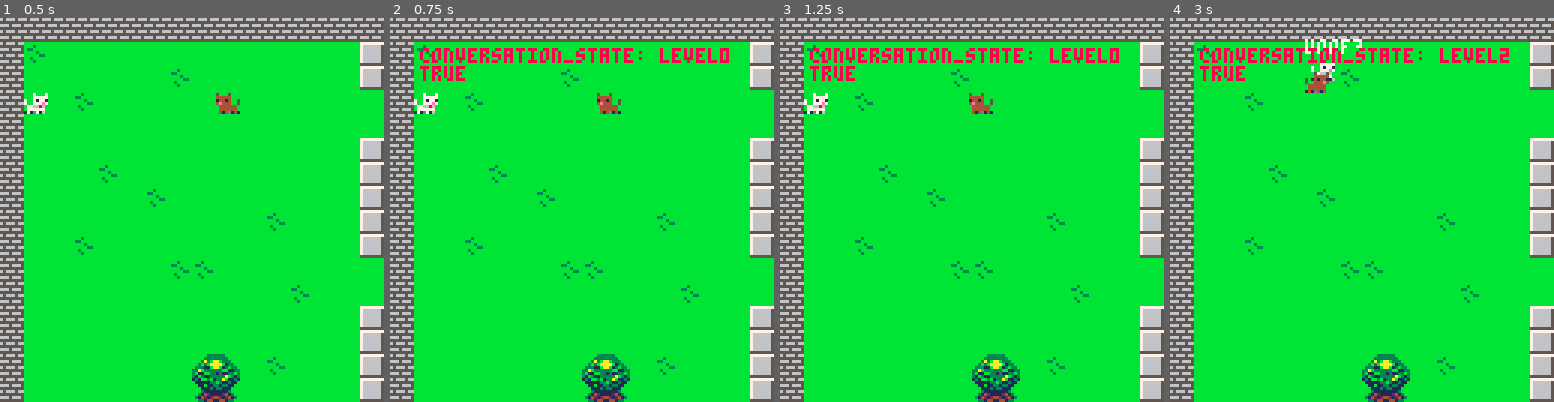
Above: before the commit, frames 1-4 (left to right).
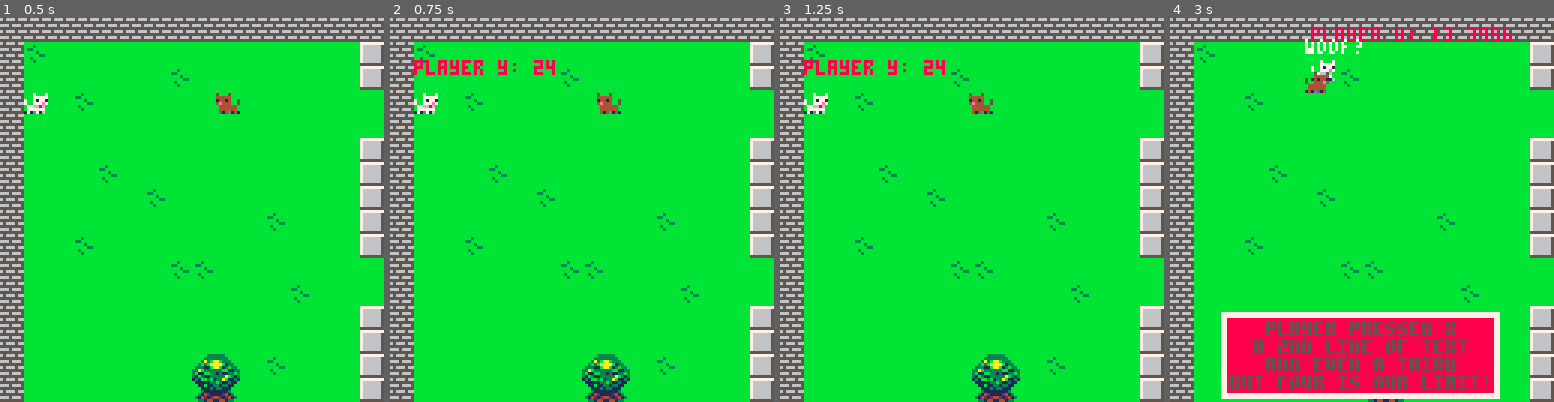
Above: after the commit, the same moments.

Repository: Mackeriah/FurlockBones-game
Game: PICO-8 cartridge furlock bones.p8
Two runs of this game, one before a commit and one after it. Both use one fixed random seed, a clock stepped at 60 frames per second and the inputs below.
Inputs:
- Up to frame 1 (0.5 s): tap X (X key) at 0.33 s
- Up to frame 2 (0.75 s): tap O (Z key) at 0.7 s
- Up to frame 3 (1.25 s): tap X (X key) at 1.07 s
- Up to frame 4 (3 s): hold Right 1.6-2.1 s; tap O (Z key) every 0.4 s from 1.7 to 2.9 s; tap X (X key) at 1.85, 2.97 s; hold Up 2.15-2.42 s; hold Right from 2.47 s (still down)

Frame 1 is identical in both runs. In frame 2, 1.9% of the frame differs, in the area x 6-89%, y 7-17%; in frame 3, 1.9%; in frame 4, 19%, in the area x 7-90%, y 2-100%.

Commit message:
testing text box limits

Diff:
--- a/furlock bones.p8
+++ b/furlock bones.p8
@@ -47,8 +47,7 @@
 		end
 	end
 	if (debug_mode == true) then
-		print("conversation_state: "..conversation_state,10,10,8)
-		print(brian_talking)
+		print("player y: "..player.y,player.x,player.y-10,8)
 	end
 end
 
@@ -241,9 +240,7 @@
 		end
 	end
 	if conversation_state == "level2" then
-		text.active = false
-		print(dog_talk[choice],brian_dog.x,brian_dog.y-10,7)
-		--new_conversation({"player pressed x"})
+		new_conversation({"player pressed x","a 2nd line of text","and even a third","but four is our limit!"})
 	end
 end
 
@@ -364,6 +361,10 @@
 end
 
 function draw_conversation()
+	-- currently I just draw this in the middle of the screen
+	-- I want to draw it at the bottom UNLESS player y >= 188, in which case I'll draw at top of screen
+
+	-- determine longest line of text
 	local maxTextWidth = 0
 	for i=1, #text.string do
 		if #text.string[i] > maxTextWidth then -- loop through array and find longest text element
@@ -373,7 +374,7 @@
 
 	-- define textbox with border
 	local textbox_x = 64 - maxTextWidth *2-1 -- -1 for border
-	local textbox_y = 48
+	local textbox_y = 100
 	local textbox_width = textbox_x+(maxTextWidth*4)  -- *4 to account for character width
 	local textbox_height = textbox_y + #text.string * 6
 
